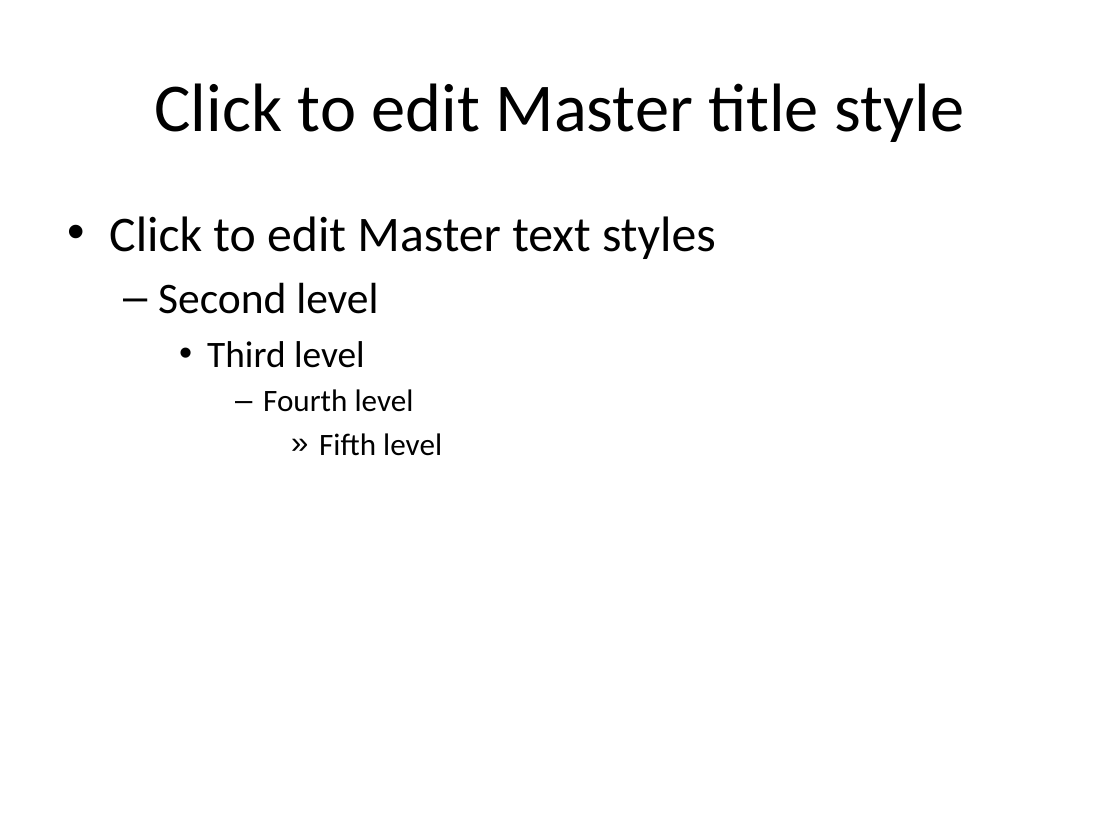
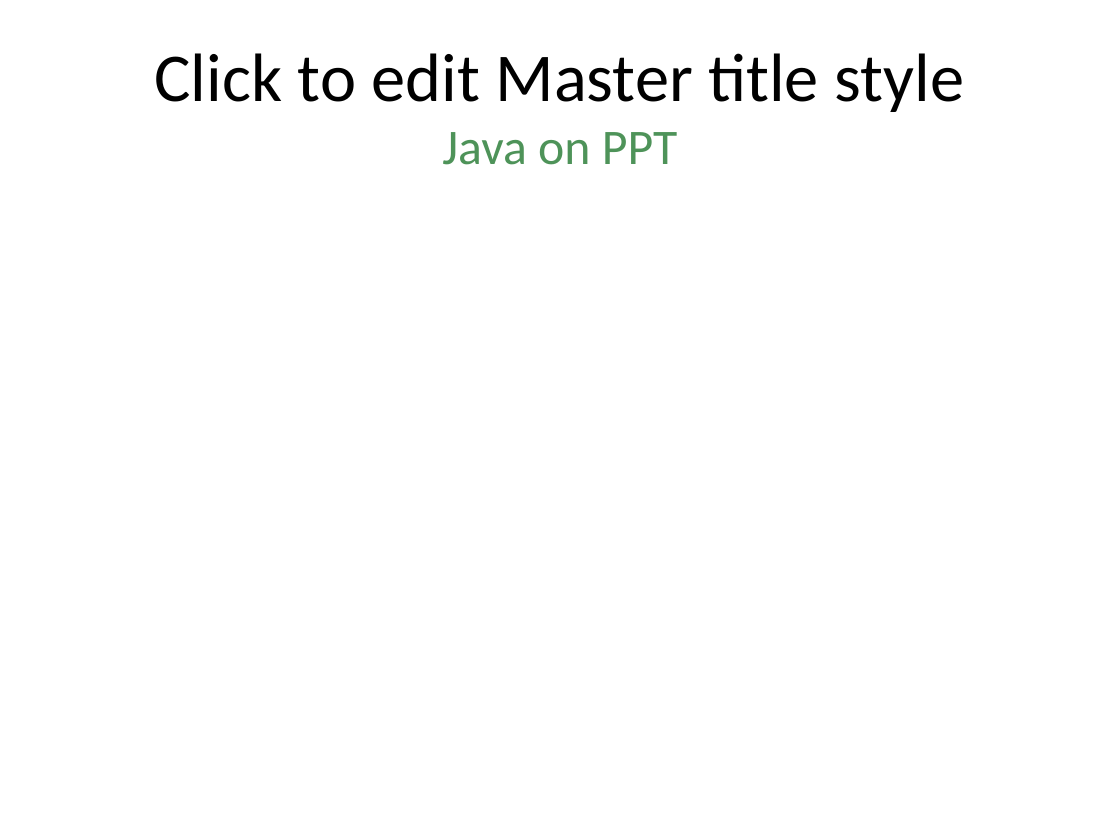
Before and after one commit to diegopacheco/java-pocs, a slide deck: slide 2 of pocs/ppt-poi-fun/powerpoint.pptx. Drawn at 1120x840 pixels with LibreOffice and Linux fonts; fonts in the diff are those of the drawing. Boxes give left, top, right and bottom in pixels: in the first picture for what was removed or moved away, otherwise in the second. Text is boxed around its words. In the diff, an @@ line names an element or a change of style, - is before the commit and + after.

Commit message:
poi ppt

```diff
--- a/pocs/ppt-poi-fun/powerpoint.pptx
+++ b/pocs/ppt-poi-fun/powerpoint.pptx
@@ title at <box>442,132,677,165</box>: paragraph added @@
+Java on PPT
@@ text removed at <box>109,216,716,456</box> @@
-• Click to edit Master text styles
-  – Second level
-    • Third level
-      – Fourth level
-        » Fifth level
```
Also in this commit, not shown: 1 slide added, 1 other file.
